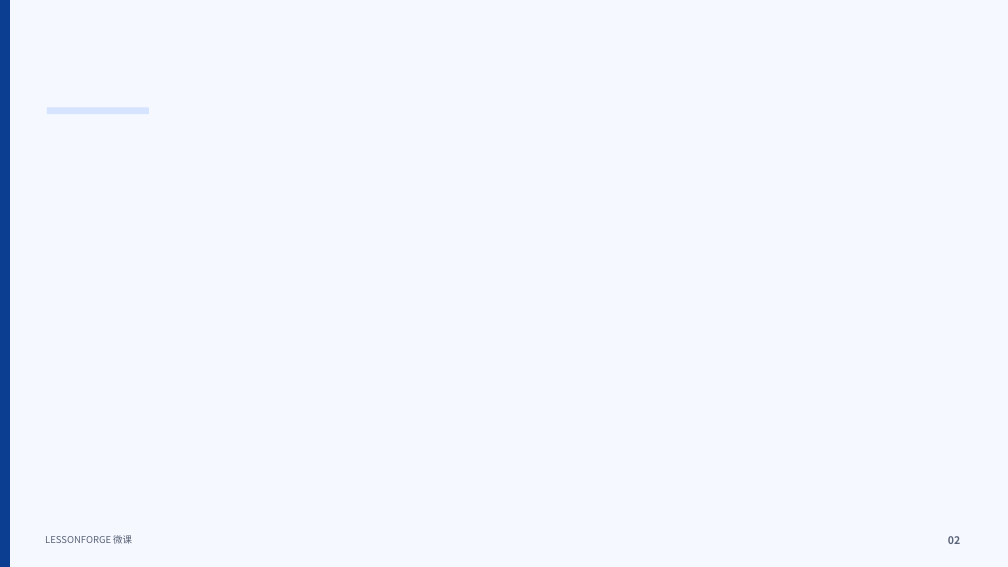
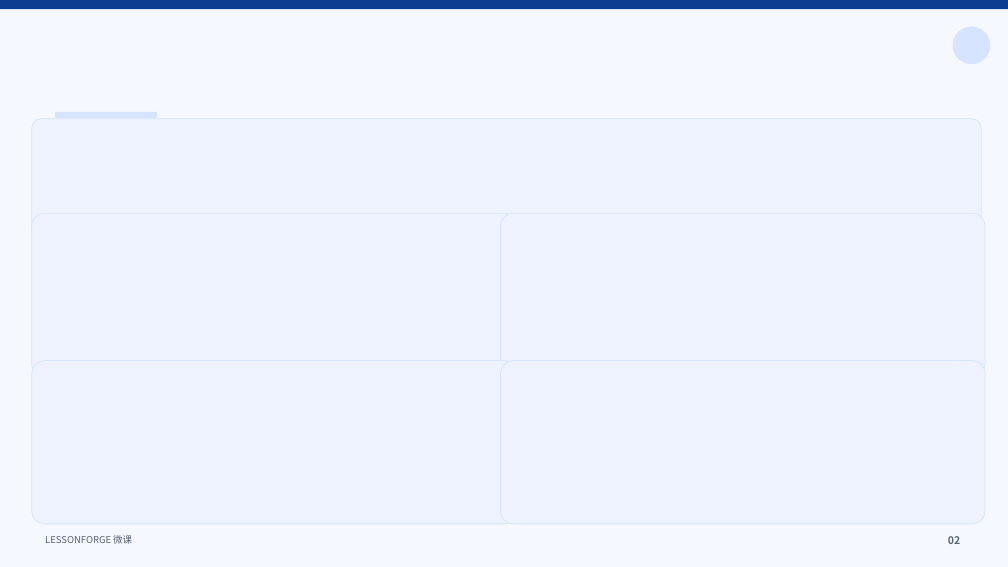
Before and after one commit to Mutant-z/Lessonforge-Ai, a slide deck: slide 2 of templates/PPT_template/AI_Future_Template.pptx. Drawn at 1008x567 pixels with LibreOffice and Linux fonts; fonts in the diff are those of the drawing. Boxes give left, top, right and bottom in pixels: in the first picture for what was removed or moved away, otherwise in the second. Text is boxed around its words. In the diff, an @@ line names an element or a change of style, - is before the commit and + after.

```diff
--- a/templates/PPT_template/AI_Future_Template.pptx
+++ b/templates/PPT_template/AI_Future_Template.pptx
@@ rectangle removed at [0, 0, 10, 567] @@
@@ rectangle added at [0, 0, 1008, 9], fill #0B3D91 @@
@@ ellipse added at [953, 26, 991, 64], fill #D6E4FF @@
@@ rounded rectangle added at [32, 119, 982, 237], fill #EEF3FF, outline #D6E4FF 0.75 pt @@
@@ rectangle: place and size @@
-rectangle at [47, 107, 149, 114]
+rectangle at [55, 112, 157, 118]
@@ rounded rectangle added at [32, 213, 516, 377], fill #EEF3FF, outline #D6E4FF 0.75 pt @@
@@ rounded rectangle added at [501, 213, 985, 377], fill #EEF3FF, outline #D6E4FF 0.75 pt @@
@@ rounded rectangle added at [32, 361, 516, 524], fill #EEF3FF, outline #D6E4FF 0.75 pt @@
@@ rounded rectangle added at [501, 361, 985, 524], fill #EEF3FF, outline #D6E4FF 0.75 pt @@
```
Also in this commit, not shown: 14 other slides changed, 17 other files.
